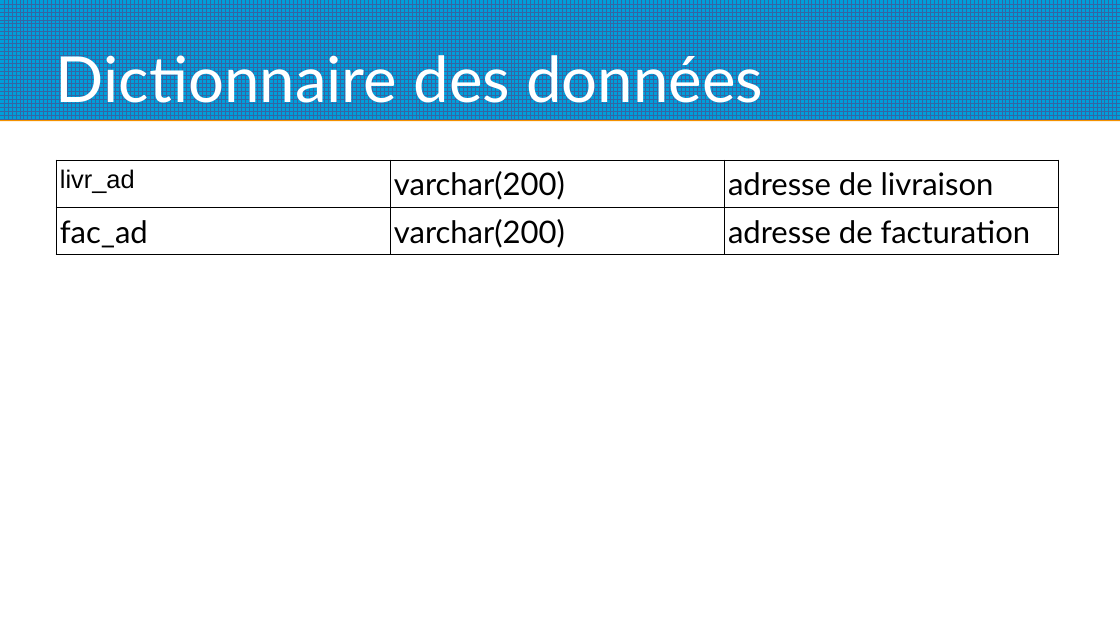
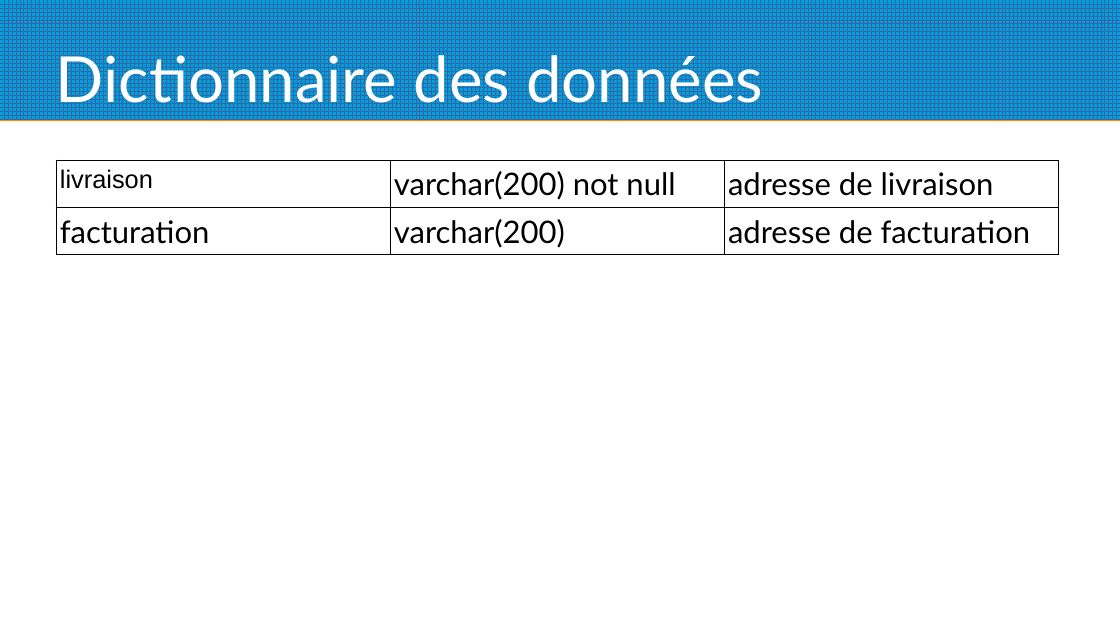
Before and after one commit to gotied/Fil_Rouge, a slide deck: slide 7 of Base_de_donnee/dictionnaire des donnees.odp (slide 8 before the commit). Drawn at 1120x630 pixels with LibreOffice and Linux fonts; fonts in the diff are those of the drawing. Boxes give left, top, right and bottom in pixels: in the first picture for what was removed or moved away, otherwise in the second. Text is boxed around its words. In the diff, an @@ line names an element or a change of style, - is before the commit and + after.

```diff
--- a/Base_de_donnee/dictionnaire des donnees.odp
+++ b/Base_de_donnee/dictionnaire des donnees.odp
@@ table at <box>56,160,1059,252</box> @@
-row 1, column 1: livr_ad
+row 1, column 1: livraison
-row 1, column 2: varchar(200)
+row 1, column 2: varchar(200) not null
-row 2, column 1: fac_ad
+row 2, column 1: facturation
```
Also in this commit, not shown: 7 other slides changed, 1 slide added, 2 slides removed, 1 other file.
